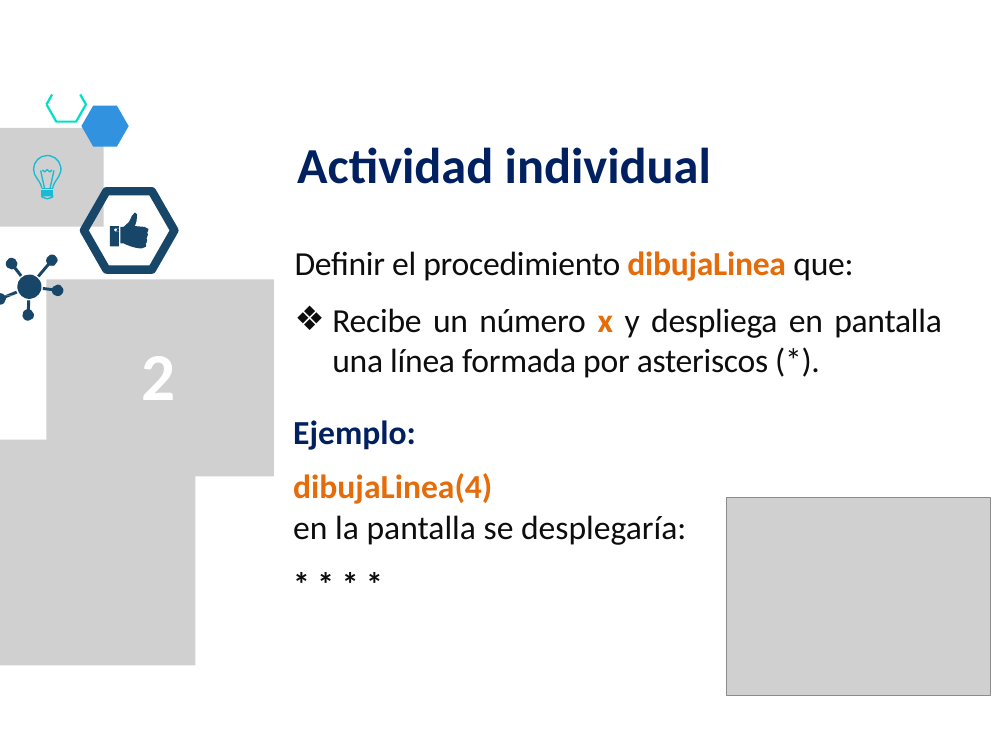
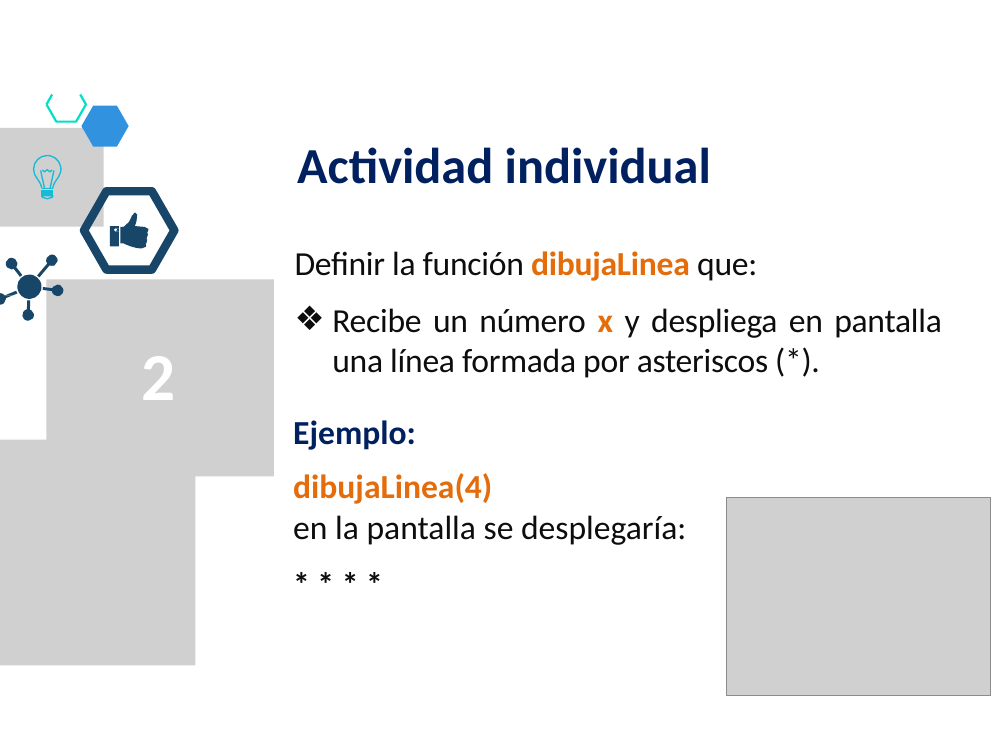
Before and after one commit to lizetheP/PensamientoC, a slide deck: slide 21 of CalendarioAgo20L/presentaciones/8_For.pptx. Drawn at 1008x756 pixels with LibreOffice and Linux fonts; fonts in the diff are those of the drawing; grey boxes stand for pictures. Boxes give left, top, right and bottom in pixels: in the first picture for what was removed or moved away, otherwise in the second. Text is boxed around its words. In the diff, an @@ line names an element or a change of style, - is before the commit and + after.

```diff
--- a/CalendarioAgo20L/presentaciones/8_For.pptx
+++ b/CalendarioAgo20L/presentaciones/8_For.pptx
@@ text at (295,251,757,281): text changed @@
-Definir el procedimiento dibujaLinea que:
+Definir la función dibujaLinea que:
```
Also in this commit, not shown: 7 other slides changed, 12 other files.
